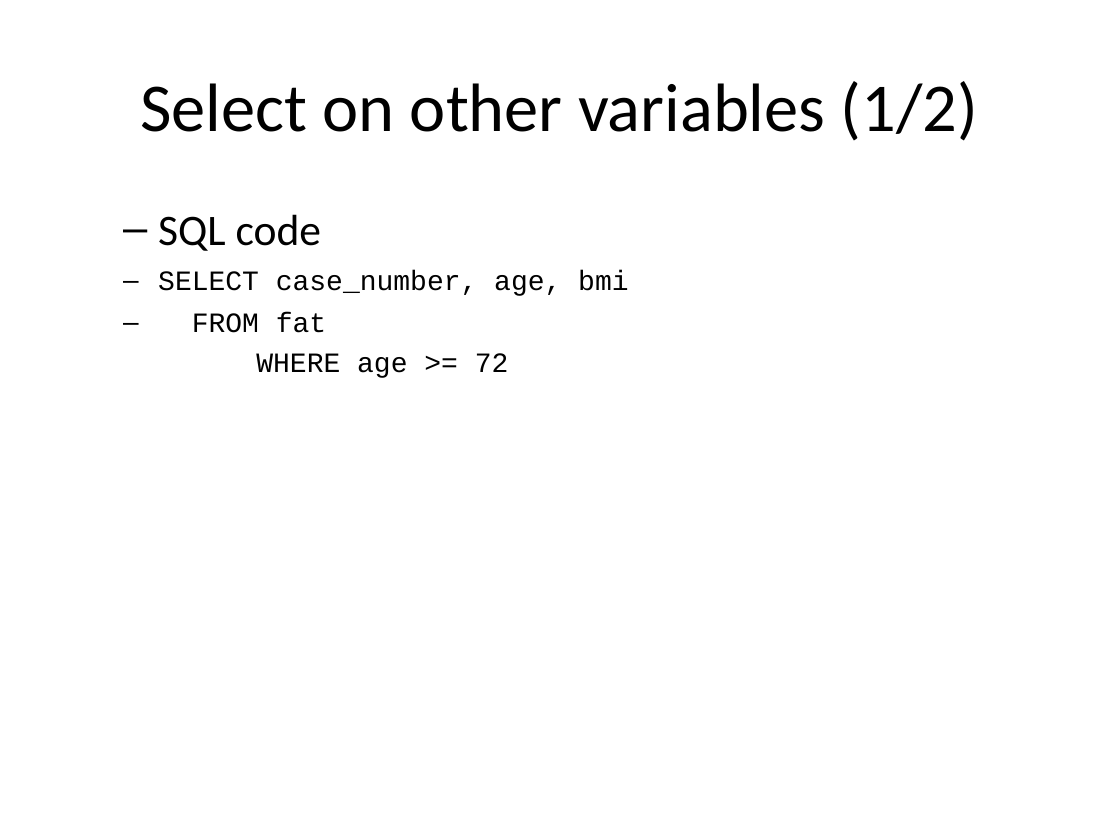
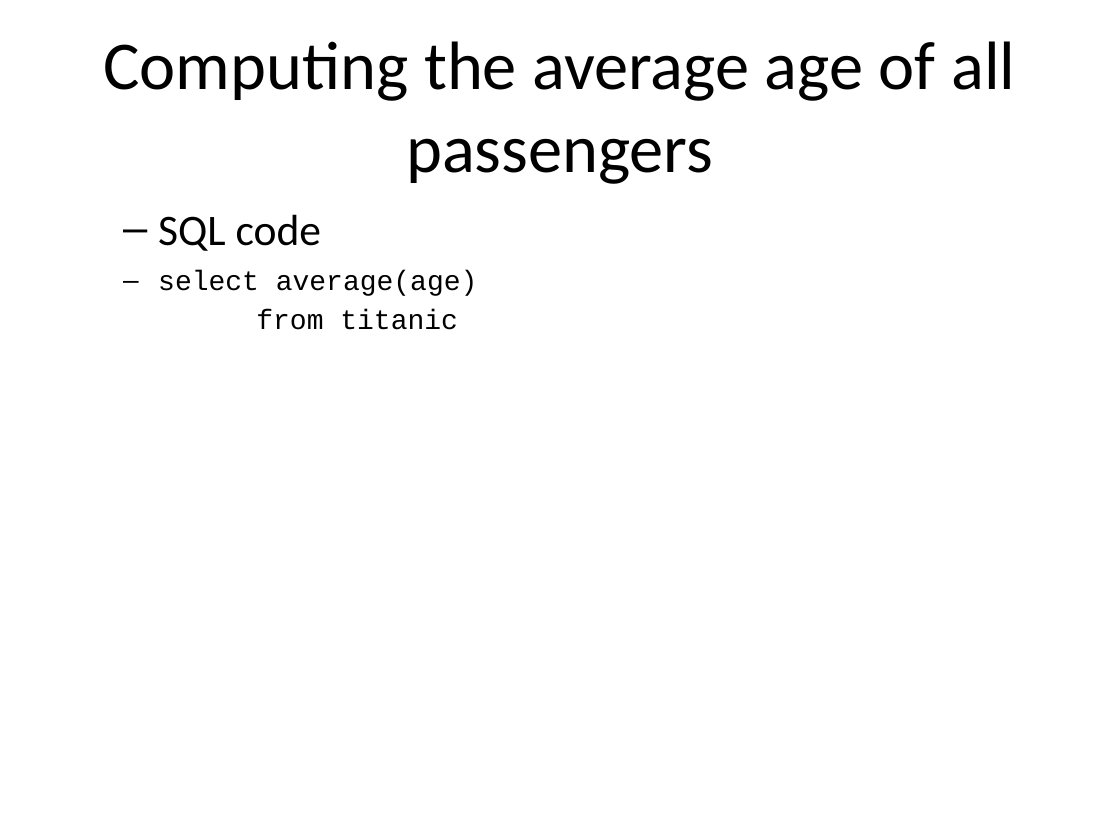
Before and after one commit to pmean/introduction-to-sql, a slide deck: slide 3 of src/where.pptx (slide 12 before the commit). Drawn at 1120x840 pixels with LibreOffice and Linux fonts; fonts in the diff are those of the drawing. Boxes give left, top, right and bottom in pixels: in the first picture for what was removed or moved away, otherwise in the second. Text is boxed around its words. In the diff, an @@ line names an element or a change of style, - is before the commit and + after.

```diff
--- a/src/where.pptx
+++ b/src/where.pptx
@@ title at [103, 41, 1015, 184]: text changed @@
-Select on other variables (1/2)
+Computing the average age of all passengers
@@ text at [158, 270, 478, 330]: text changed @@
-SELECT case_number, age, bmi
-FROM fat
-WHERE age >= 72
+select average(age)
+from titanic
```
Also in this commit, not shown: 3 other slides changed, 35 slides removed, 3 other files.
